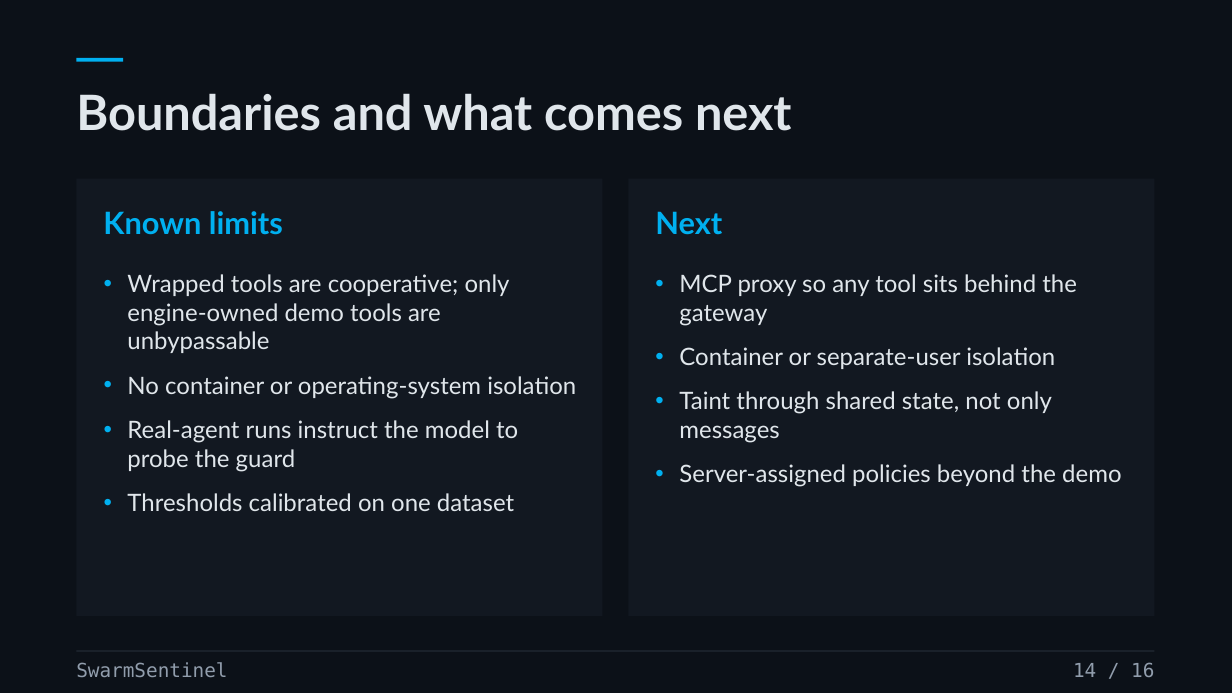
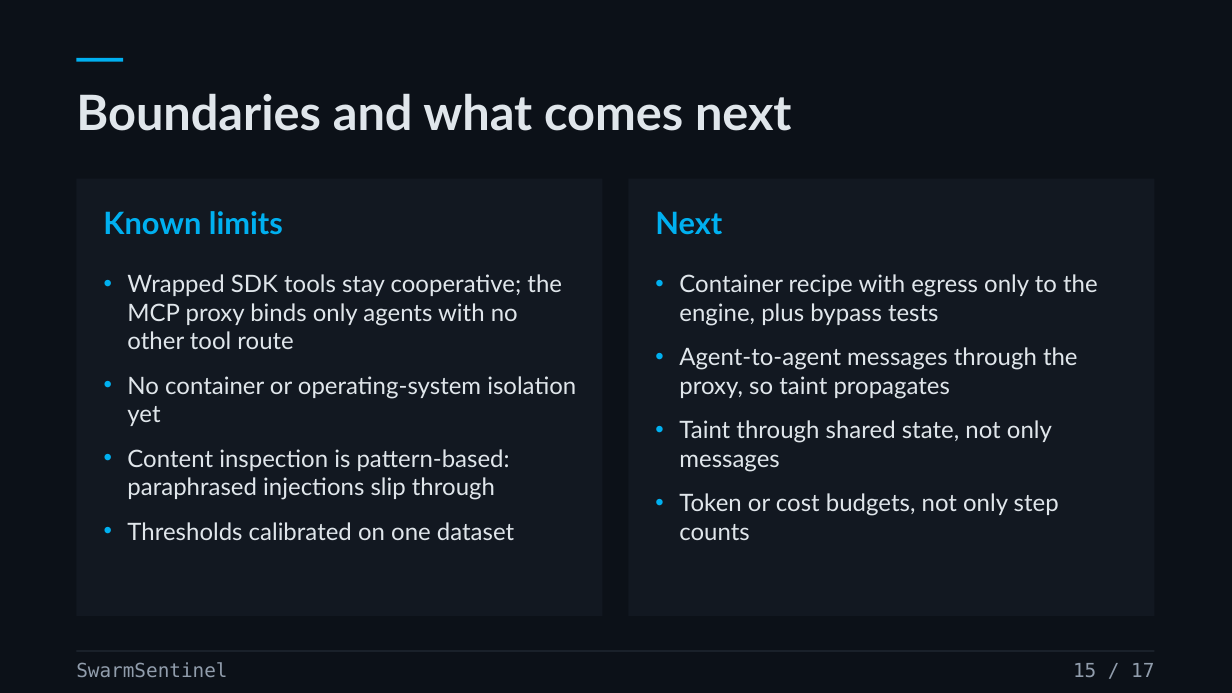
Before and after one commit to prasad-m-k/swarmsentinel, a slide deck: slide 15 of docs/source-materials/SwarmSentinel-v3---Live-Containment.pptx (slide 14 before the commit). Drawn at 1232x693 pixels with LibreOffice and Linux fonts; fonts in the diff are those of the drawing. Boxes give left, top, right and bottom in pixels: in the first picture for what was removed or moved away, otherwise in the second. Text is boxed around its words. In the diff, an @@ line names an element or a change of style, - is before the commit and + after.

```diff
--- a/docs/source-materials/SwarmSentinel-v3---Live-Containment.pptx
+++ b/docs/source-materials/SwarmSentinel-v3---Live-Containment.pptx
@@ text at [127, 274, 576, 500]: text changed @@
-• Wrapped tools are cooperative; only engine-owned demo tools are unbypassable
-• No container or operating-system isolation
-• Real-agent runs instruct the model to probe the guard
+• Wrapped SDK tools stay cooperative; the MCP proxy binds only agents with no other tool route
+• No container or operating-system isolation yet
+• Content inspection is pattern-based: paraphrased injections slip through
@@ text at [679, 274, 1098, 399]: text changed @@
-• MCP proxy so any tool sits behind the gateway
-• Container or separate-user isolation
+• Container recipe with egress only to the engine, plus bypass tests
+• Agent-to-agent messages through the proxy, so taint propagates
@@ text at [679, 493, 1059, 540]: text changed @@
-• Server-assigned policies beyond the demo
+• Token or cost budgets, not only step counts
@@ text at [1073, 663, 1154, 677]: text changed @@
-14 / 16
+15 / 17
```
Also in this commit, not shown: 15 other slides changed, 1 slide added, 54 other files.
